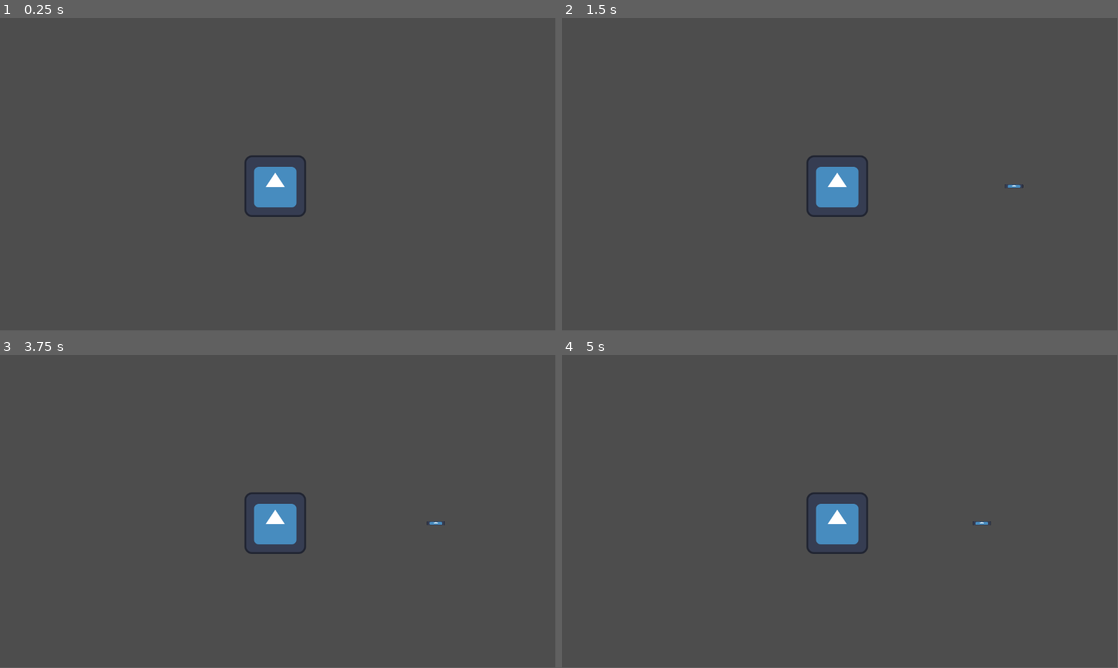
Above: before the commit, frames 1-4 (two rows, left to right).
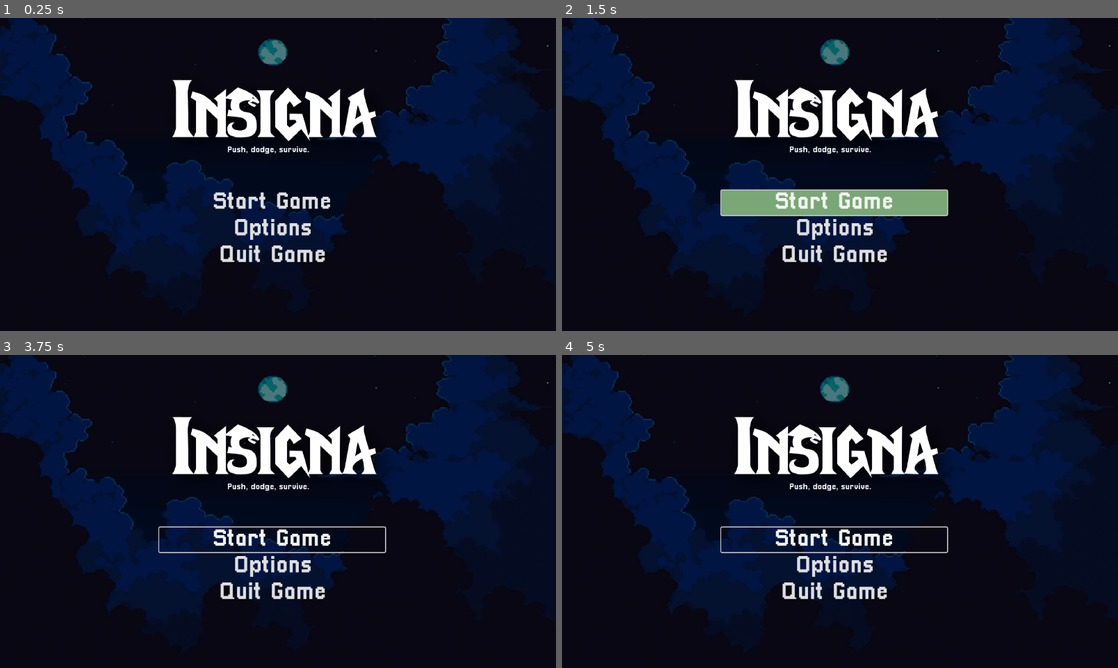
Above: after the commit, the same moments.

Repository: Bbulat7804/Team-Paling-Seronok-24
Game: Godot game, scene res://Scenes/MainScreen.tscn
Same seed, same stepped clock (60 frames per second), same inputs: the game is played once before the commit and once after it. Before the commit the project starts from res://Scenes/GameManager.tscn. The engine's default icon, where the game draws it, is replaced by a stand-in: a white triangle on a blue panel in a dark square.
Inputs (mouse positions are in pixels of both pictures, inside the frame that each line leads up to):
- Up to frame 1 (0.25 s): no input
- Up to frame 2 (1.5 s): click (834, 227) at 0.5 s, where only the run after the commit has a clickable "Options"; click (834, 202) at 1.25 s, where only the run after the commit has a clickable "Start Game"
- Up to frame 3 (3.75 s): click (272, 539) at 2 s, where only the run after the commit has a clickable "Start Game"; click (272, 539) at 2.75 s, where only the run after the commit has a clickable "Start Game"; tap Enter at 3.5 s; move the mouse to (400, 495) at 3.52 s
- Up to frame 4 (5 s): move the mouse to (728, 527) at 4.27 s
In our replay, the window is 799x449 before the commit and 800x450 after it. These sizes can differ from the game's own. Grey fills any space a smaller window leaves; there, only what the larger window draws over its background counts as a difference.

The runs differ from the first frame. In frame 1, 99% of the frame differs, in the area x 0-100%, y 0-100%; in frame 2, 99%; in frame 3, 99%; in frame 4, 99%.

Commit message:
added main screen

Diff:
--- /dev/null
+++ b/MainScreen.tscn
@@ -0,0 +1,5 @@
+[gd_scene format=3 uid="uid://dejfhfdfy25mt"]
+
+[node name="Node2D" type="Node2D"]
+
+[node name="Sprite2D" type="Sprite2D" parent="."]
--- /dev/null
+++ b/Scenes/MainScreen.gd
@@ -0,0 +1,11 @@
+extends AudioStreamPlayer2D
+
+
+# Called when the node enters the scene tree for the first time.
+func _ready() -> void:
+	pass # Replace with function body.
+
+
+# Called every frame. 'delta' is the elapsed time since the previous frame.
+func _process(delta: float) -> void:
+	pass
--- a/Scenes/MainScreen.tscn
+++ b/Scenes/MainScreen.tscn
@@ -1,3 +1,118 @@
-[gd_scene format=3 uid="uid://b4ono2sl0hnrt"]
+[gd_scene load_steps=15 format=3 uid="uid://b4ono2sl0hnrt"]
 
-[node name="Node2D" type="Node2D"]
+[ext_resource type="Script" path="res://Scenes/main_screen.gd" id="1_ndc0k"]
+[ext_resource type="Texture2D" uid="uid://cku8gel3qpu5d" path="res://BackgroundImages/Free-Sky-with-Clouds-Background-Pixel-Art4.jpg" id="2_4qn0f"]
+[ext_resource type="AudioStream" uid="uid://dhn8m8s0jr2xq" path="res://Musics/2019-12-09_-_Retro_Forest_-_David_Fesliyan.mp3" id="2_se2cn"]
+[ext_resource type="Script" path="res://Scenes/MainScreen.gd" id="3_w7h6m"]
+[ext_resource type="FontFile" uid="uid://byw2kvxgxn3dm" path="res://Font/Pixellari.ttf" id="4_t2eod"]
+[ext_resource type="Texture2D" uid="uid://ckkn86sij8o7w" path="res://images/Insigna-12-21-2024.png" id="5_vuuo7"]
+[ext_resource type="AudioStream" uid="uid://v5gv3b1h0fq0" path="res://Musics/y2mate.com - Sounds of button selection in the game menu sound effect.mp3" id="7_ijwld"]
+[ext_resource type="AudioStream" uid="uid://dyw6yvlljknlc" path="res://Musics/click.mp3" id="8_65hdf"]
+
+[sub_resource type="StyleBoxFlat" id="StyleBoxFlat_0hgy5"]
+bg_color = Color(0.47518, 0.655939, 0.463799, 1)
+
+[sub_resource type="StyleBoxEmpty" id="StyleBoxEmpty_q1bbs"]
+
+[sub_resource type="StyleBoxFlat" id="StyleBoxFlat_0qv3a"]
+bg_color = Color(0.47451, 0.654902, 0.462745, 1)
+
+[sub_resource type="StyleBoxEmpty" id="StyleBoxEmpty_dmus3"]
+
+[sub_resource type="StyleBoxFlat" id="StyleBoxFlat_slaok"]
+bg_color = Color(0.47451, 0.654902, 0.462745, 1)
+
+[sub_resource type="StyleBoxEmpty" id="StyleBoxEmpty_g7k5c"]
+
+[node name="Node2D" type="Control"]
+layout_mode = 3
+anchors_preset = 0
+script = ExtResource("1_ndc0k")
+
+[node name="Sprite2D" type="Sprite2D" parent="."]
+modulate = Color(0.509286, 0.509286, 0.509286, 1)
+position = Vector2(595, 252)
+scale = Vector2(0.954405, 0.870208)
+texture = ExtResource("2_4qn0f")
+
+[node name="Panel" type="Panel" parent="."]
+modulate = Color(0.236275, 0.260355, 0.272531, 1)
+layout_mode = 1
+anchors_preset = 15
+anchor_right = 1.0
+anchor_bottom = 1.0
+grow_horizontal = 2
+grow_vertical = 2
+
+[node name="AudioStreamPlayer2D" type="AudioStreamPlayer2D" parent="."]
+position = Vector2(576, 331)
+stream = ExtResource("2_se2cn")
+volume_db = 2.209
+autoplay = true
+script = ExtResource("3_w7h6m")
+
+[node name="VBoxContainer" type="VBoxContainer" parent="."]
+layout_mode = 0
+offset_left = 330.0
+offset_top = 357.0
+offset_right = 798.0
+offset_bottom = 596.0
+
+[node name="ButtonStartGame" type="Button" parent="VBoxContainer"]
+layout_mode = 2
+size_flags_stretch_ratio = 0.4
+theme_override_fonts/font = ExtResource("4_t2eod")
+theme_override_font_sizes/font_size = 50
+theme_override_styles/hover = SubResource("StyleBoxFlat_0hgy5")
+theme_override_styles/normal = SubResource("StyleBoxEmpty_q1bbs")
+text = "Start Game"
+
+[node name="ButtonOptions" type="Button" parent="VBoxContainer"]
+layout_mode = 2
+size_flags_stretch_ratio = 0.4
+theme_override_fonts/font = ExtResource("4_t2eod")
+theme_override_font_sizes/font_size = 50
+theme_override_styles/hover = SubResource("StyleBoxFlat_0qv3a")
+theme_override_styles/normal = SubResource("StyleBoxEmpty_dmus3")
+text = "Options"
+
+[node name="ButtonQuit" type="Button" parent="VBoxContainer"]
+layout_mode = 2
+size_flags_stretch_ratio = 0.4
+theme_override_fonts/font = ExtResource("4_t2eod")
+theme_override_font_sizes/font_size = 50
+theme_override_styles/hover = SubResource("StyleBoxFlat_slaok")
+theme_override_styles/normal = SubResource("StyleBoxEmpty_g7k5c")
+text = "Quit Game"
+
+[node name="Sprite2D2" type="Sprite2D" parent="."]
+position = Vector2(583, 204)
+scale = Vector2(0.528158, 0.528158)
+texture = ExtResource("5_vuuo7")
+
+[node name="Label" type="Label" parent="."]
+texture_filter = 1
+layout_mode = 0
+offset_left = 421.0
+offset_top = 257.0
+offset_right = 692.0
+offset_bottom = 290.0
+theme_override_fonts/font = ExtResource("4_t2eod")
+theme_override_font_sizes/font_size = 18
+text = "Push, dodge, survive."
+horizontal_alignment = 1
+vertical_alignment = 1
+
+[node name="SoundHover" type="AudioStreamPlayer" parent="."]
+stream = ExtResource("7_ijwld")
+
+[node name="SoundClick" type="AudioStreamPlayer" parent="."]
+stream = ExtResource("8_65hdf")
+volume_db = 8.432
+
+[connection signal="mouse_entered" from="VBoxContainer/ButtonStartGame" to="." method="_on_button_start_game_mouse_entered"]
+[connection signal="pressed" from="VBoxContainer/ButtonStartGame" to="." method="_on_button_start_game_pressed"]
+[connection signal="mouse_entered" from="VBoxContainer/ButtonOptions" to="." method="_on_button_options_mouse_entered"]
+[connection signal="pressed" from="VBoxContainer/ButtonOptions" to="." method="_on_button_options_pressed"]
+[connection signal="mouse_entered" from="VBoxContainer/ButtonQuit" to="." method="_on_button_quit_mouse_entered"]
+[connection signal="pressed" from="VBoxContainer/ButtonQuit" to="." method="_on_button_quit_pressed"]
--- /dev/null
+++ b/Scenes/main_screen.gd
@@ -0,0 +1,35 @@
+extends Control
+
+
+# Called when the node enters the scene tree for the first time.
+func _ready() -> void:
+	pass # Replace with function body.
+
+
+# Called every frame. 'delta' is the elapsed time since the previous frame.
+func _process(delta: float) -> void:
+	pass
+
+
+func _on_button_start_game_mouse_entered() -> void:
+	$SoundHover.play() # Replace with function body.
+
+
+func _on_button_options_mouse_entered() -> void:
+	$SoundHover.play()  # Replace with function body.
+
+
+func _on_button_quit_mouse_entered() -> void:
+	$SoundHover.play()  # Replace with function body.
+
+
+func _on_button_start_game_pressed() -> void:
+	$SoundClick.play() # Replace with function body.
+
+
+func _on_button_options_pressed() -> void:
+	$SoundClick.play()  # Replace with function body.
+
+
+func _on_button_quit_pressed() -> void:
+	$SoundClick.play() # Replace with function body.
--- a/project.godot
+++ b/project.godot
@@ -11,9 +11,13 @@
 [application]
 
 config/name="GameJame24"
-run/main_scene="res://Scenes/GameManager.tscn"
+run/main_scene="res://Scenes/MainScreen.tscn"
 config/features=PackedStringArray("4.3", "Forward Plus")
 config/icon="res://icon.svg"
+
+[display]
+
+window/stretch/mode="viewport"
 
 [input]
 
@@ -178,3 +182,7 @@
 "events": [Object(InputEventMouseButton,"resource_local_to_scene":false,"resource_name":"","device":-1,"window_id":0,"a …(253 unchanged characters)…
 ]
 }
+
+[rendering]
+
+textures/canvas_textures/default_texture_filter=0
Binary file added: BackgroundImages/Free-Sky-with-Clouds-Background-Pixel-Art4.jpg
Not shown, added: BackgroundImages/Free-Sky-with-Clouds-Background-Pixel-Art4.jpg.import
Binary file added: BackgroundImages/background1.png
Not shown, added: BackgroundImages/background1.png.import
Binary file added: Font/Pixellari.ttf
Not shown, added: Font/Pixellari.ttf.import
Not shown, added: Musics/2019-12-09_-_Retro_Forest_-_David_Fesliyan.mp3.import
Not shown, added: Musics/click.mp3.import
Not shown, added: Musics/y2mate.com - Sounds of button selection in the game menu sound effect.mp3.import
Not shown: 1 places in Scenes/GameManager.tscn that only renumber resources
Binary file added: Scripts/BONTOT-HAZIM-2D-12-20-2024.gif
Binary file added: SpriteSheet/BONTOT-HAZIM-2D-12-20-2024-ezgif.com-gif-to-sprite-converter.png
(and 9 more such lines)
